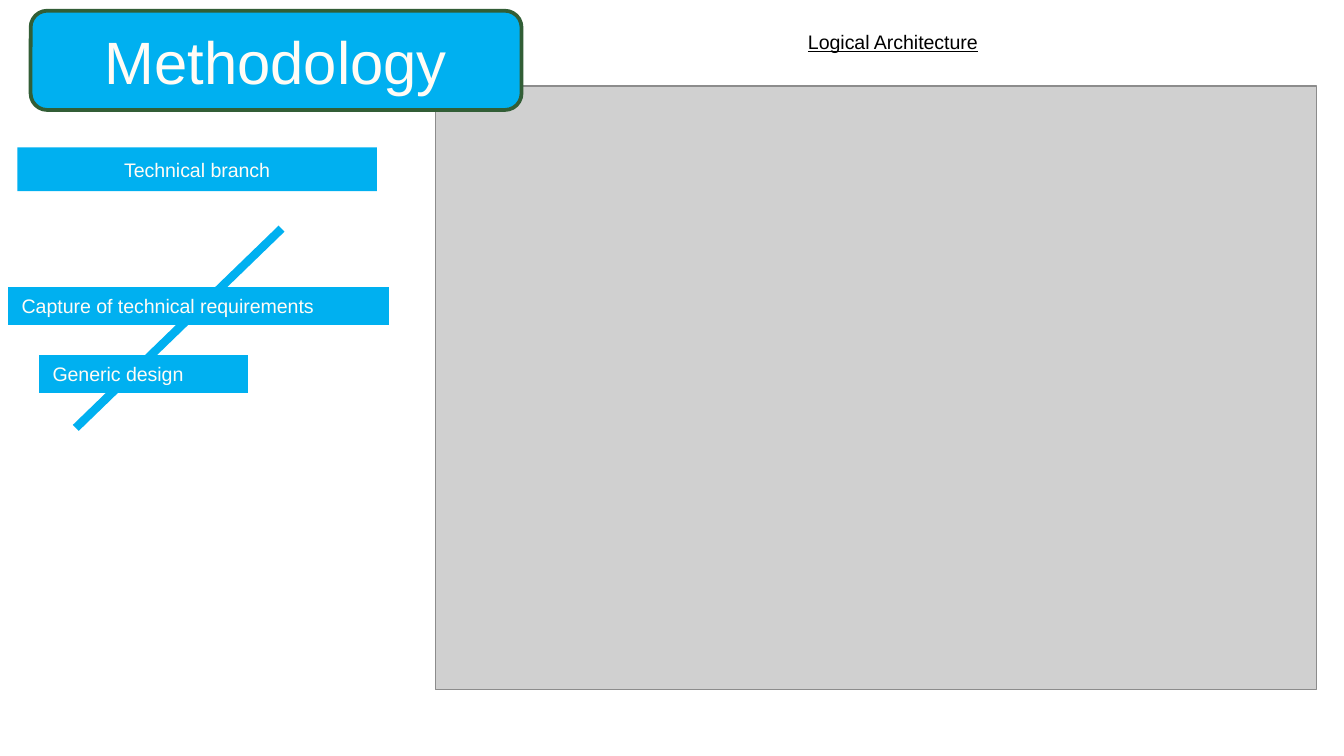
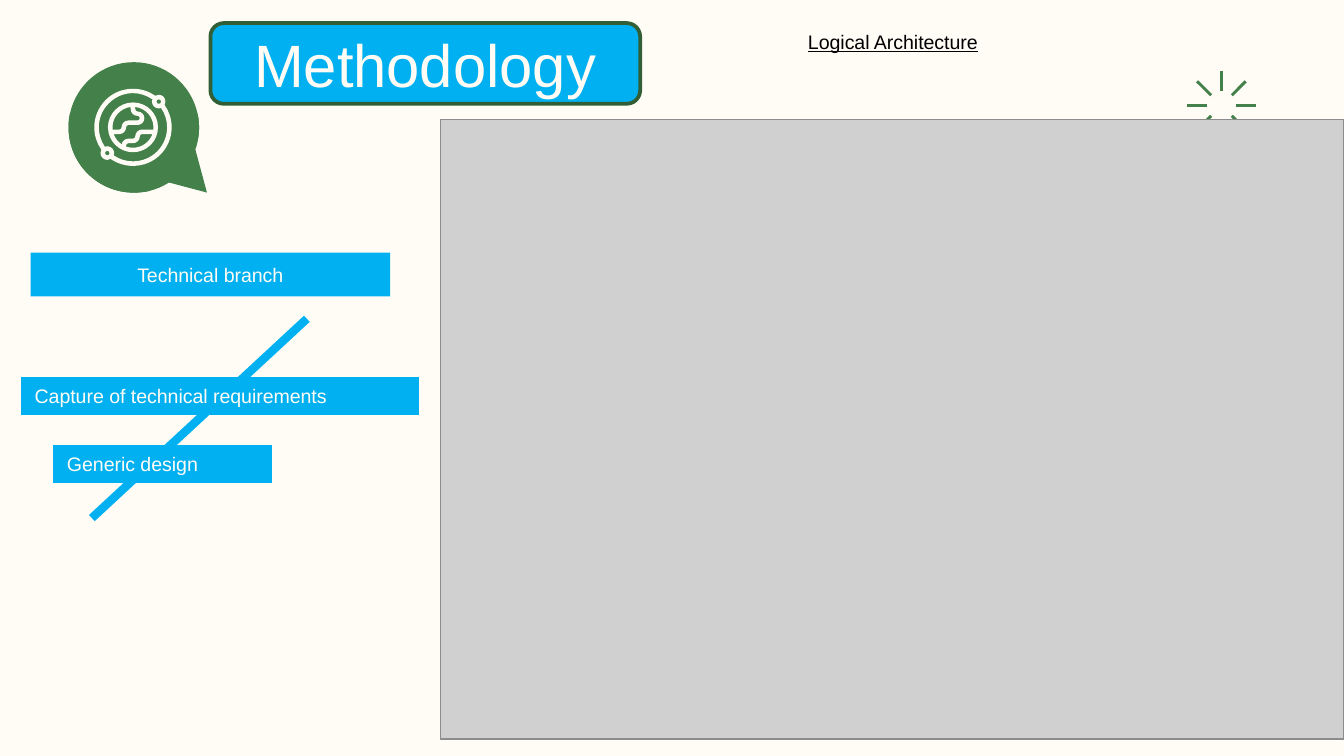
Before and after one commit to Nsan-237/PharmaGo, a slide deck: slide 18 of Pharma Finder.pptx (slide 16 before the commit). Drawn at 1344x756 pixels with LibreOffice and Linux fonts; fonts in the diff are those of the drawing; grey boxes stand for pictures. Boxes give left, top, right and bottom in pixels: in the first picture for what was removed or moved away, otherwise in the second. Text is boxed around its words. In the diff, an @@ line names an element or a change of style, - is before the commit and + after.

```diff
--- a/Pharma Finder.pptx
+++ b/Pharma Finder.pptx
@@ background #FFFFFF to #FFFCF6 @@
@@ rounded rectangle "Methodology": place and size @@
-rounded rectangle "Methodology" at bbox=[31, 11, 521, 110]
+rounded rectangle "Methodology" at bbox=[211, 23, 641, 103]
@@ group added at bbox=[1187, 71, 1257, 140]: 8 freeform shapes @@
@@ group added at bbox=[69, 62, 207, 192]: 4 freeform shapes @@
@@ picture: place and size @@
-picture at bbox=[435, 86, 1317, 689]
+picture at bbox=[441, 120, 1344, 739]
@@ rectangle "Technical branch": place and size @@
-rectangle "Technical branch" at bbox=[17, 148, 376, 192]
+rectangle "Technical branch" at bbox=[31, 253, 390, 297]
@@ line moved from (282, 228) - (75, 427) to (306, 319) - (91, 517) @@
@@ rectangle "Capture of technical requirements": place and size @@
-rectangle "Capture of technical requirements" at bbox=[8, 288, 388, 325]
+rectangle "Capture of technical requirements" at bbox=[22, 378, 419, 415]
@@ rectangle "Generic design": place and size @@
-rectangle "Generic design" at bbox=[39, 355, 247, 392]
+rectangle "Generic design" at bbox=[54, 445, 271, 482]
```
Also in this commit, not shown: 5 other slides changed, 5 slides added, 1 slide removed, 2 other files.
